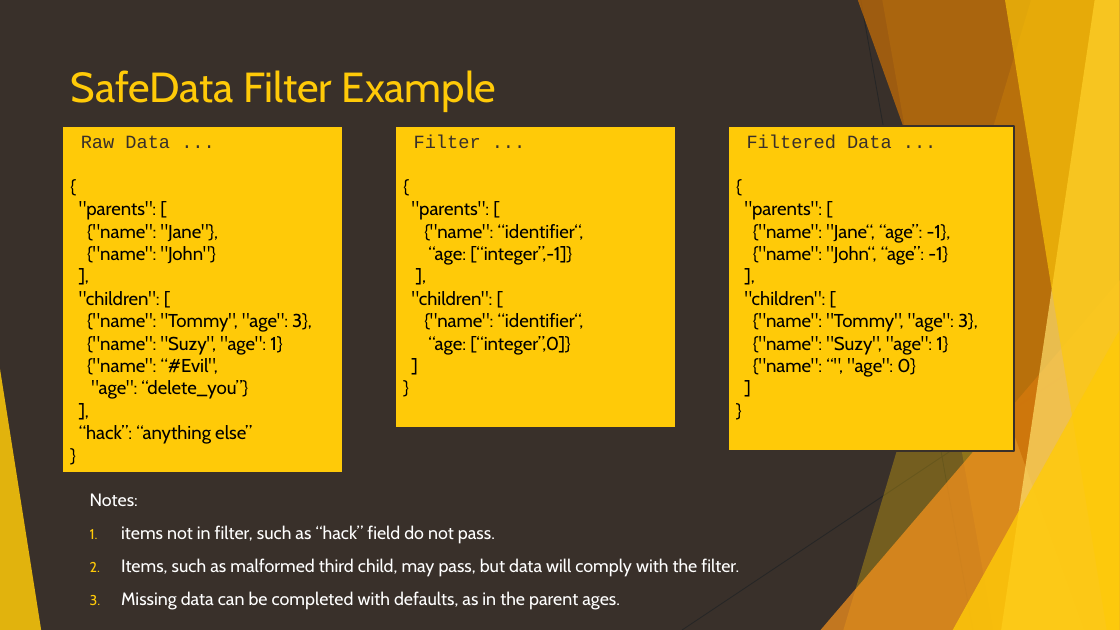
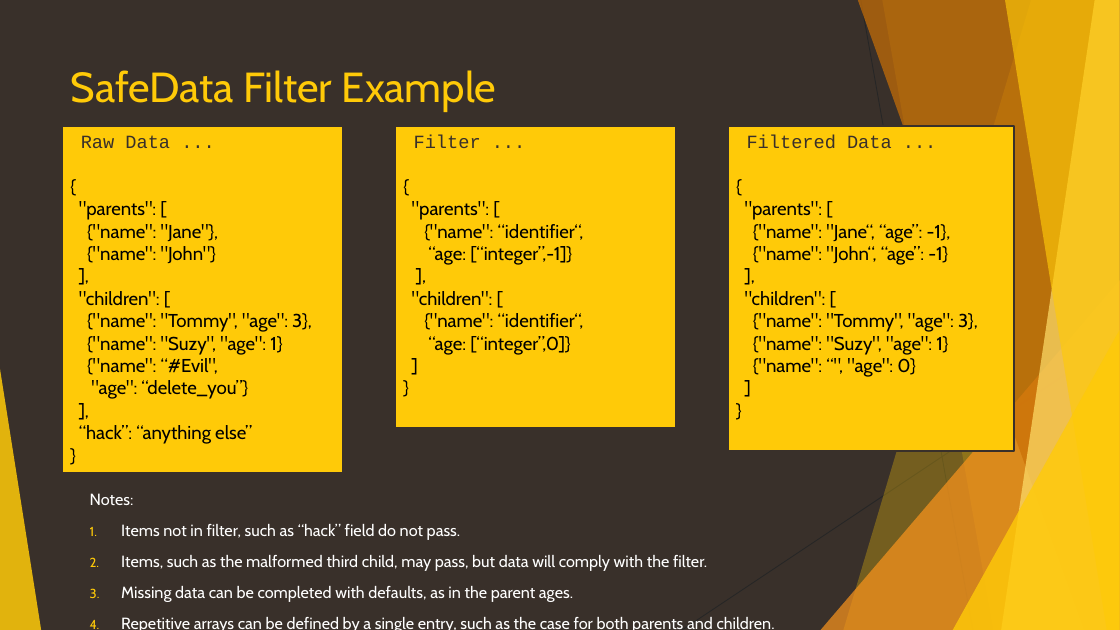
Before and after one commit to CanyonCasa/HomebrewDIY, a slide deck: slide 30 of HomebrewAPI.pptx (slide 28 before the commit). Drawn at 1120x630 pixels with LibreOffice and Linux fonts; fonts in the diff are those of the drawing. Boxes give left, top, right and bottom in pixels: in the first picture for what was removed or moved away, otherwise in the second. Text is boxed around its words. In the diff, an @@ line names an element or a change of style, - is before the commit and + after.

```diff
--- a/HomebrewAPI.pptx
+++ b/HomebrewAPI.pptx
@@ text at (90, 493, 573, 602): size 15.3 to 13.9 pt in "Notes:", "Missing data can be completed with defaults, ..." @@
@@ text at (121, 524, 707, 571): text changed; size 15.3 to 13.9 pt @@
-1. items not in filter, such as “hack” field do not pass.
-2. Items, such as malformed third child, may pass, but data will comply with the filter.
+1. Items not in filter, such as “hack” field do not pass.
+2. Items, such as the malformed third child, may pass, but data will comply with the filter.
@@ text at (121, 617, 775, 630): paragraph added @@
+4. Repetitive arrays can be defined by a single entry, such as the case for both parents and children.
```
Also in this commit, not shown: 10 other slides changed, 4 slides added, 1 slide removed, 8 other files.
